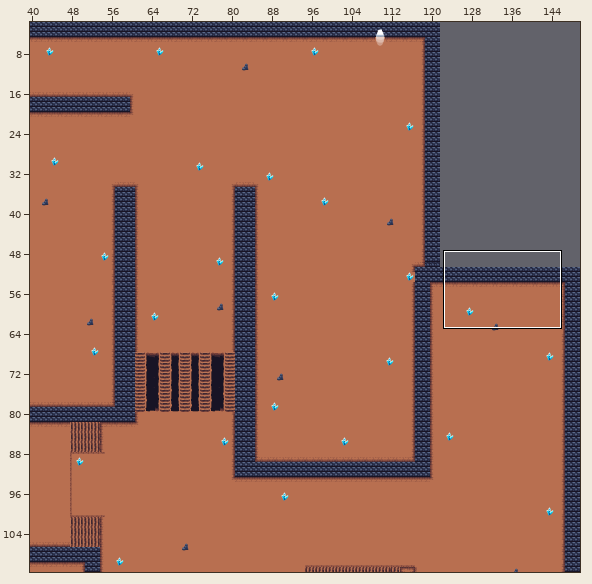
A Tiled map gets an edit: map/dungeon2.tmx. Above: a wide view before the commit, with the close-up outlined.
Close-up. Before:
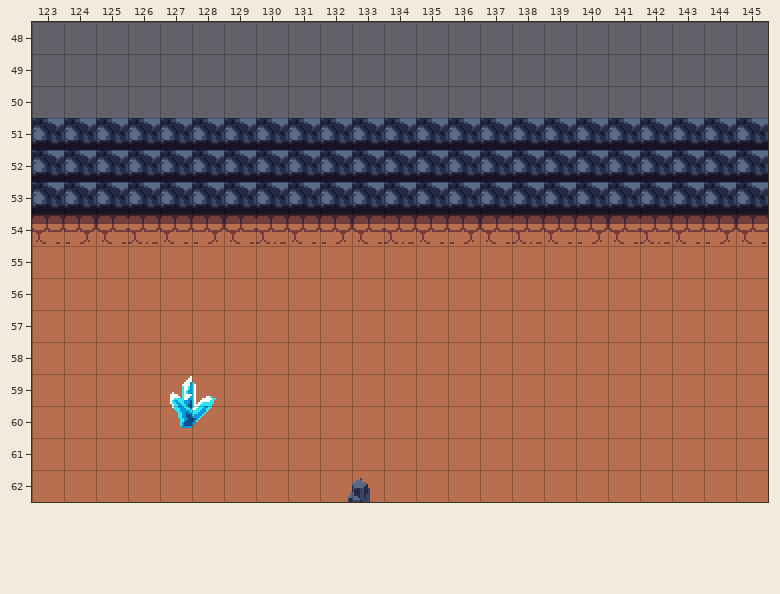
Cells are 16x16 px. Shown: x 123..145, y 48..62. The commit also changed other parts of the map, which this record leaves out.
Now the later version:
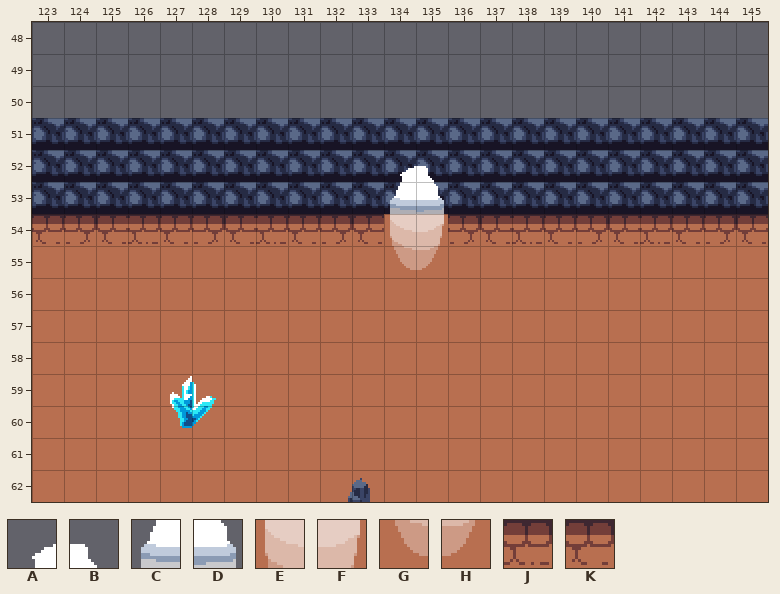
Key: from "tileset_dungeon": A 10, B 11, C 26, D 27, E 42, F 43, G 58, H 59, J 130, K 131.
_ is an empty cell.
Tiles replaced or removed in this view: J, K.
See-through tiles are keyed as they look on the map.
Edits made:
Changed rows in their new state; . is an unchanged cell.
Layer "deco":
first column x 134:
52 AB
53 CD
54 EF
55 GH
